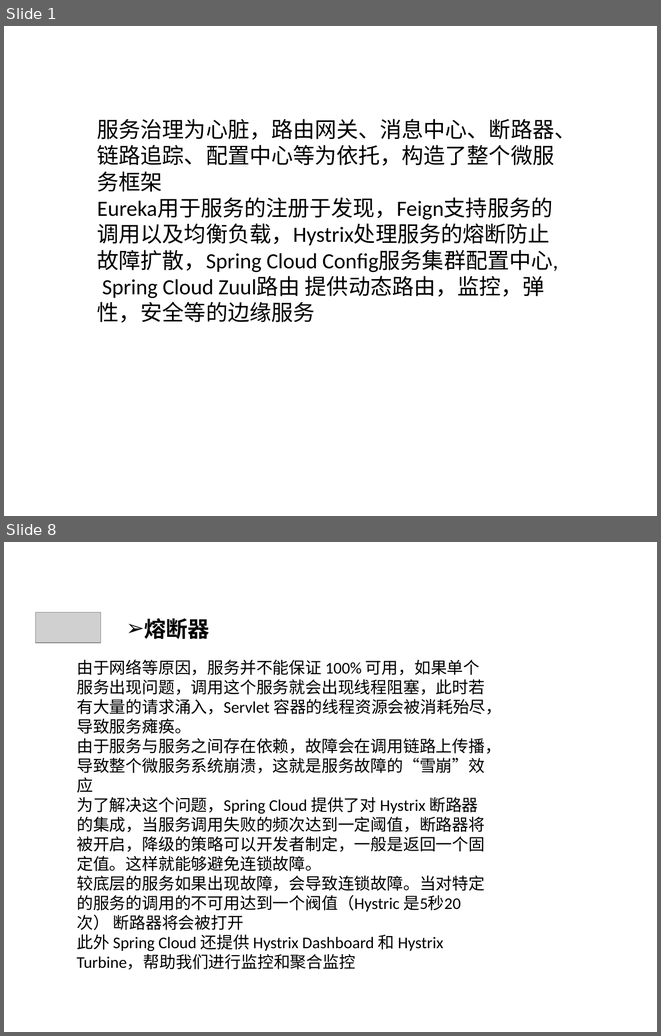
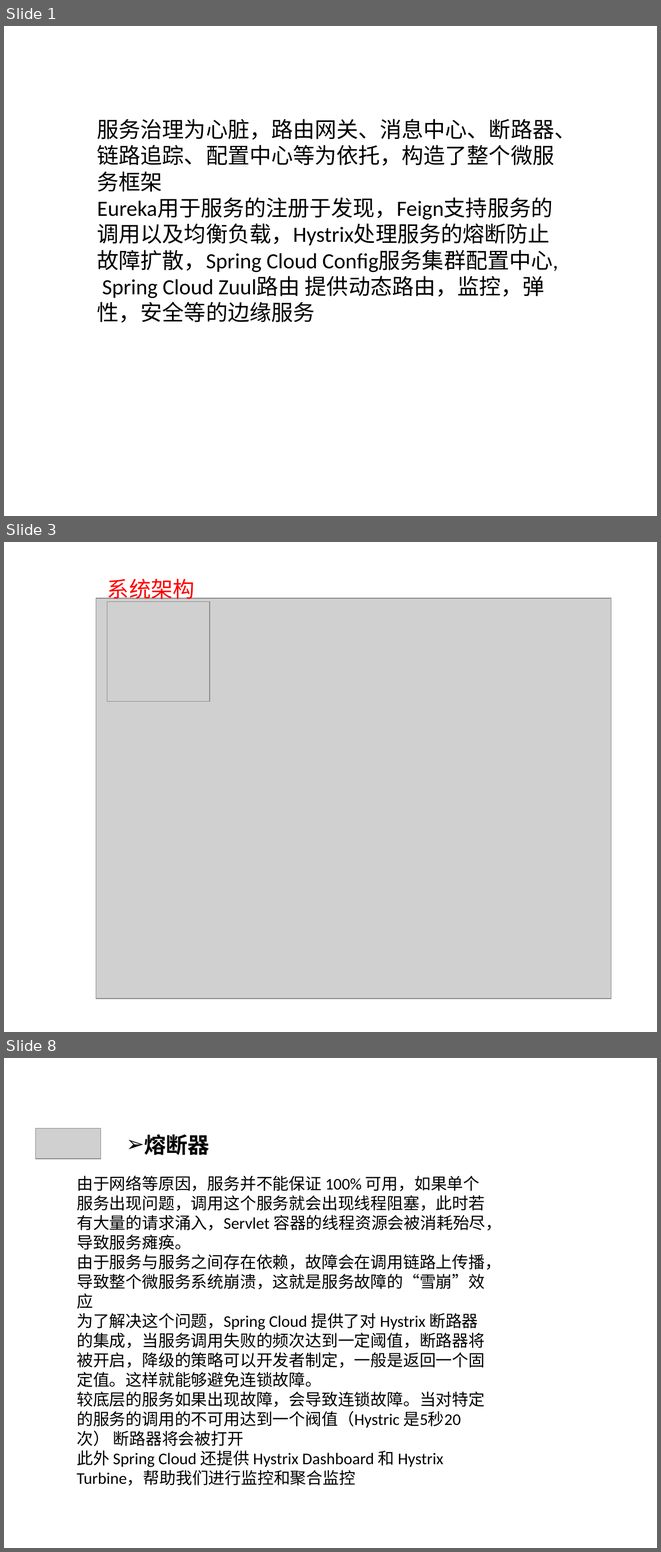
Before and after one commit to qbkken/spring_cloud, a slide deck: spring_cloud.ppt. Shown one above the other, each under a label of ours: slides 1 and 8 before the commit, slides 1, 3 and 8 after it; the slides between them are not shown. The pictures are 661x1036 and 661x1552 pixels, drawn with LibreOffice and Linux fonts; fonts in the diff are those of the drawing; grey boxes stand for pictures. Boxes give left, top, right and bottom in pixels: in the first picture for what was removed or moved away, otherwise in the second. Text is boxed around its words. In the diff, an @@ line names an element or a change of style, - is before the commit and + after.

```diff
--- a/spring_cloud.ppt
+++ b/spring_cloud.ppt
@@ slide 3 added at <box>4,542,657,1032</box>, background #CCE8CF @@
@@ text added at <box>107,579,194,603</box>, 24 pt, text #FF0000 @@
+系统架构
@@ picture added at <box>96,598,611,998</box> @@
@@ picture added at <box>107,601,210,702</box> @@
```
Also in this commit, not shown: 4 slides changed, 7 other slides added, 2 slides removed, 6 other files.
